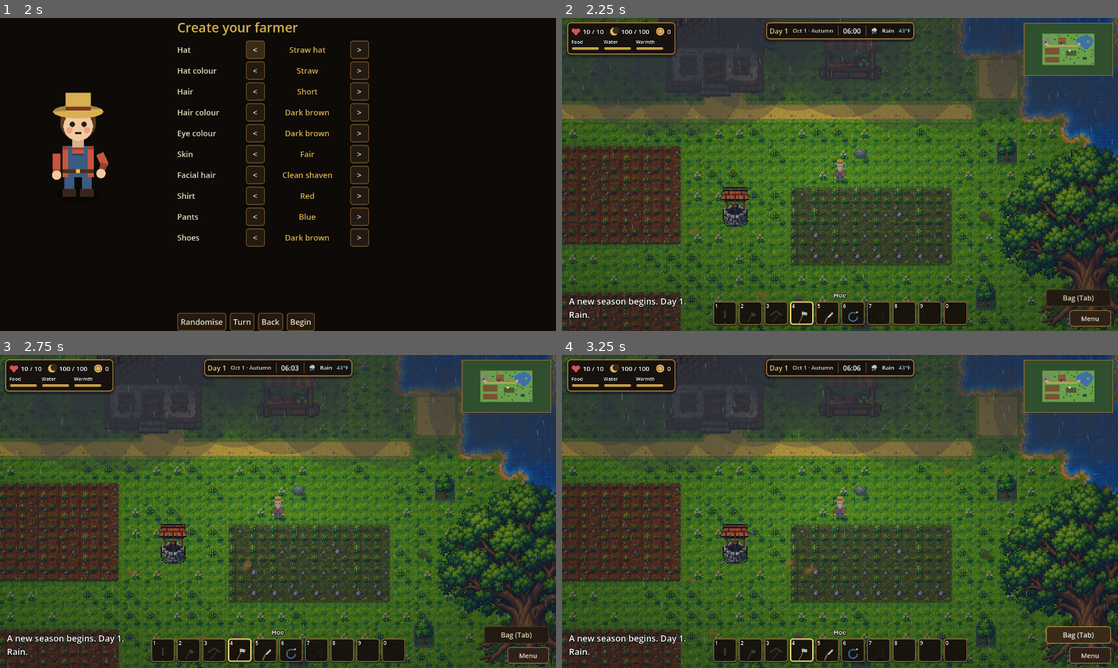
Above: before the commit, frames 1-4 (two rows, left to right).
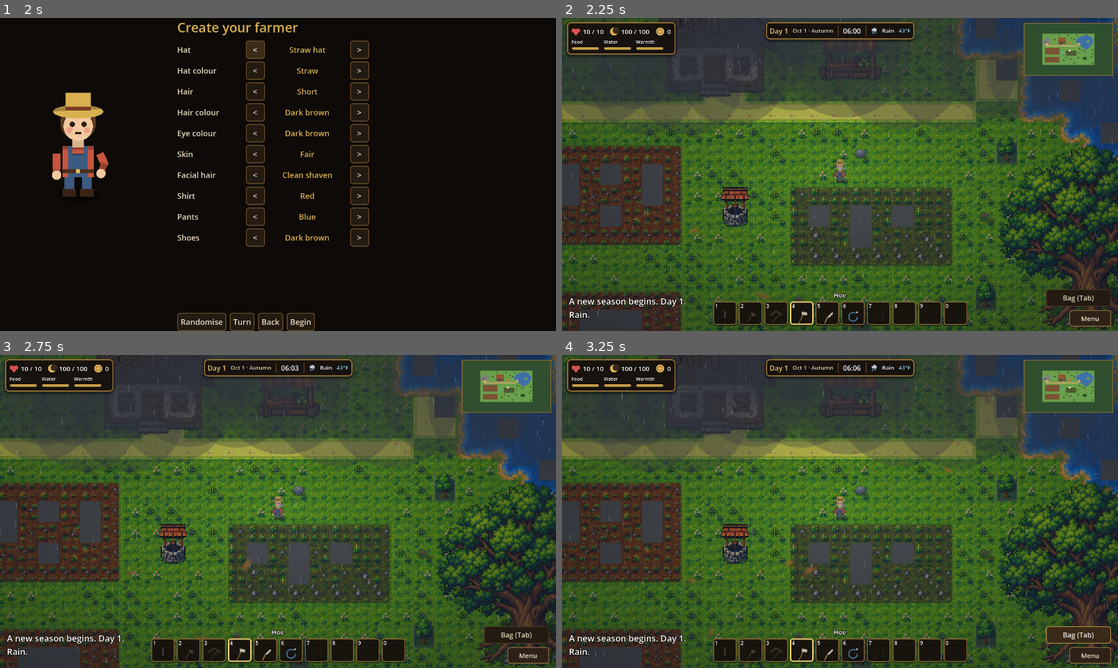
Above: after the commit, the same moments.

Repository: joshj1108/CrowCreekHollow
Game: Godot game, scene res://scenes/main.tscn
The game is run twice, just before and just after one commit, with the same random seed, the same clock (stepped at 60 frames per second) and the same inputs.
Inputs:
- Up to frame 1 (2 s): click "New Game" at 0.5 s; click "Slot 1: empty" at 1.25 s
- Up to frame 2 (2.25 s): click "Begin" at 2 s
- Up to frame 3 (2.75 s): no input
- Up to frame 4 (3.25 s): click "Bag (Tab)" at 2.75 s

Frame 1 is identical in both runs. In frame 2, 5.4% of the frame differs, in the area x 0-100%, y 0-100%; in frame 3, 5.4%; in frame 4, 5.4%.

Commit message:
Remove sheet borders from the new sets and flip interior tiles
The sheet cells carried a dark one-pixel border, which showed as gridlines.
The new sets are now cut with a 2px inset. Interior ground tiles are flipped
by position, so the same three interiors do not repeat as a pattern. Edge
pieces are never flipped, since their open sides would move.

Co-Authored-By: Claude Haiku 5.5 <noreply@anthropic.com>
Claude-Session: https://claude.ai/code/session_016EvHBYyFANDWxunM27u84C

Diff:
--- a/scripts/main.gd
+++ b/scripts/main.gd
@@ -2166,7 +2166,16 @@
 			name = "grass_%d" % v
 		_:
 			return false
-	draw_texture_rect(FarmSprites.tex(name), cell, false)
+	var rect := cell
+	# Interior tiles repeat, so each one is flipped by its position to break up the pattern.
+	# Edge pieces are never flipped: their open sides would move.
+	if not name.contains("_edge_") and not name.contains("_shore_") and not name.contains("_inner_") and not name.begins_with("grass"):
+		var bits := FarmSprites.variant(t.x, t.y, 4)
+		if bits & 1:
+			rect = Rect2(rect.position.x + rect.size.x, rect.position.y, -rect.size.x, rect.size.y)
+		if bits & 2:
+			rect = Rect2(rect.position.x, rect.position.y + rect.size.y, rect.size.x, -rect.size.y)
+	draw_texture_rect(FarmSprites.tex(name), rect, false)
 	return true
 
 
Binary file changed: art/farm/fallow_0.png
Binary file changed: art/farm/fallow_1.png
Binary file changed: art/farm/fallow_2.png
Binary file changed: art/farm/fallow_edge_all.png
Binary file changed: art/farm/fallow_edge_e.png
Binary file changed: art/farm/fallow_edge_esw.png
Binary file changed: art/farm/fallow_edge_ew.png
Binary file changed: art/farm/fallow_edge_n.png
Binary file changed: art/farm/fallow_edge_ne.png
Binary file changed: art/farm/fallow_edge_nes.png
Binary file changed: art/farm/fallow_edge_new.png
Binary file changed: art/farm/fallow_edge_none_0.png
(and 63 more such lines)
